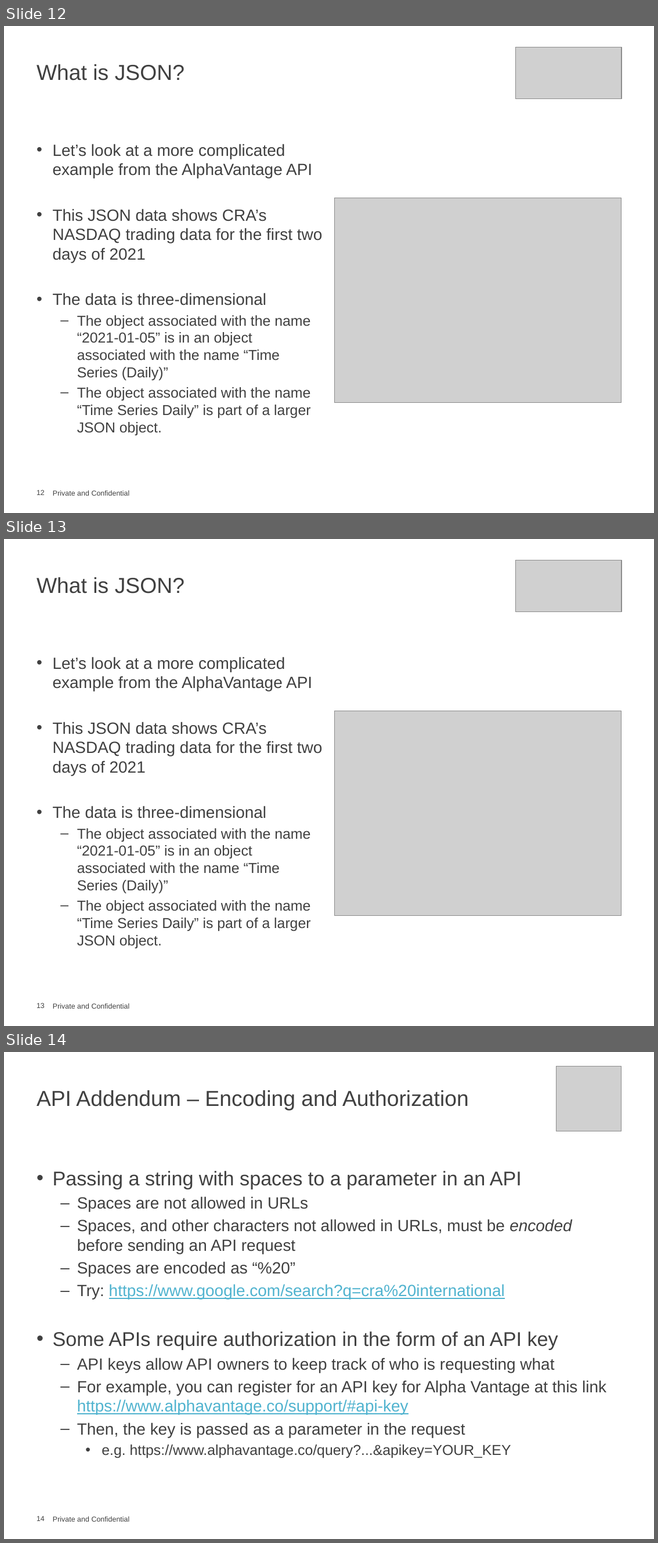
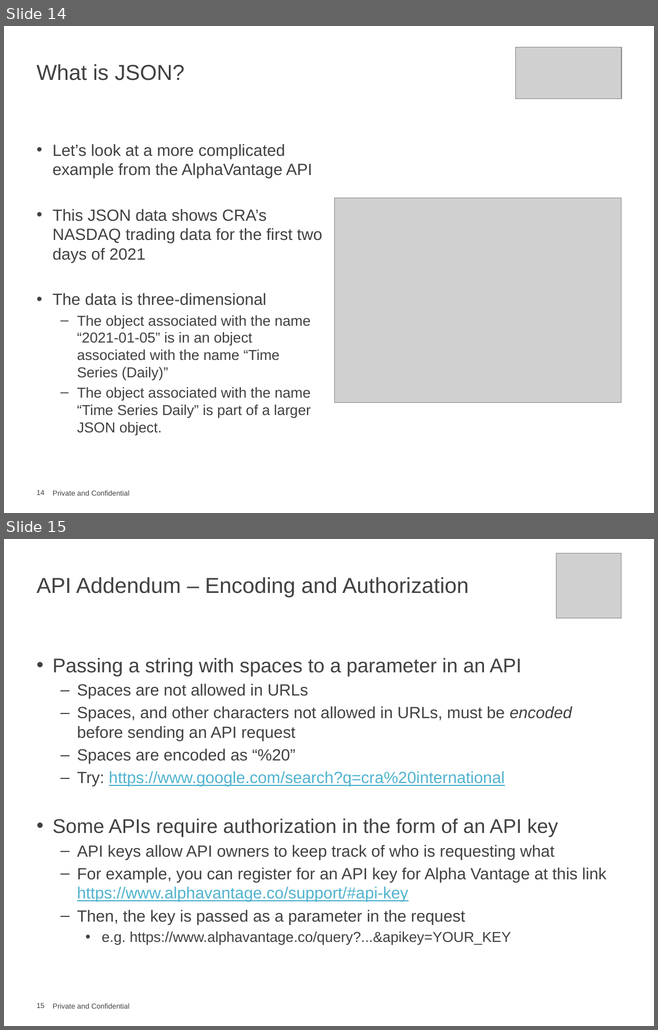
Before and after one commit to cra-international/JSON-Web-APIs, a slide deck: JSON and Web APIs.pptx. Shown one above the other, each under a label of ours: slides 12, 13 and 14 before the commit, slides 14 and 15 after it. The pictures are 658x1543 and 658x1030 pixels, drawn with LibreOffice and Linux fonts; fonts in the diff are those of the drawing; grey boxes stand for pictures; background and template pictures are left out. Boxes give left, top, right and bottom in pixels: in the first picture for what was removed or moved away, otherwise in the second. Text is boxed around its words. In the diff, an @@ line names an element or a change of style, - is before the commit and + after.

```diff
--- a/JSON and Web APIs.pptx
+++ b/JSON and Web APIs.pptx
@@ slide 13 removed at [4,539,654,1026], background #FFFFFF; not listed: 1 template element that a slide beside it also shows @@
@@ picture removed at [515,560,621,611] @@
@@ title removed at [36,577,184,594] @@
-What is JSON?
@@ text removed at [53,657,322,948] @@
-• Let’s look at a more complicated example from the AlphaVantage API
-• This JSON data shows CRA’s NASDAQ trading data for the first two days of 2021
-• The data is three-dimensional
-  – The object associated with the name “2021-01-05” is in an object associated with the name “Time Series (Daily)”
-  – The object associated with the name “Time Series Daily” is part of a larger JSON object.
@@ picture removed at [334,711,621,916] @@
@@ page number removed at [36,1003,45,1008] @@
-13
@@ what was slide 12 is now slide 14 @@
@@ page number at [36,490,45,495]: text changed @@
-12
+14
@@ what was slide 14 is now slide 15 @@
@@ page number at [36,1003,45,1008]: text changed @@
-14
+15
```
Also in this commit, not shown: 2 slides changed, 2 slides added.
